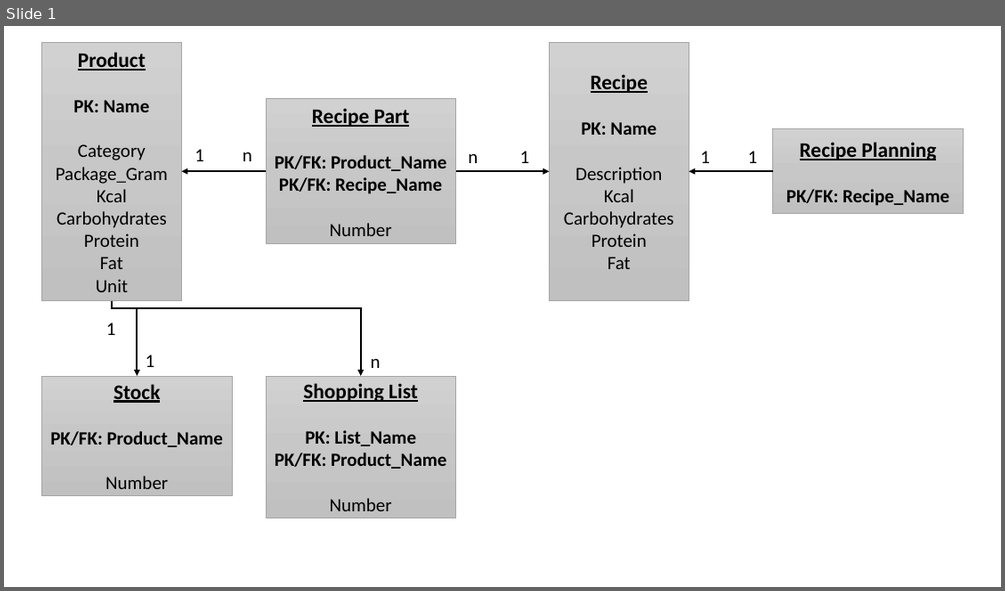
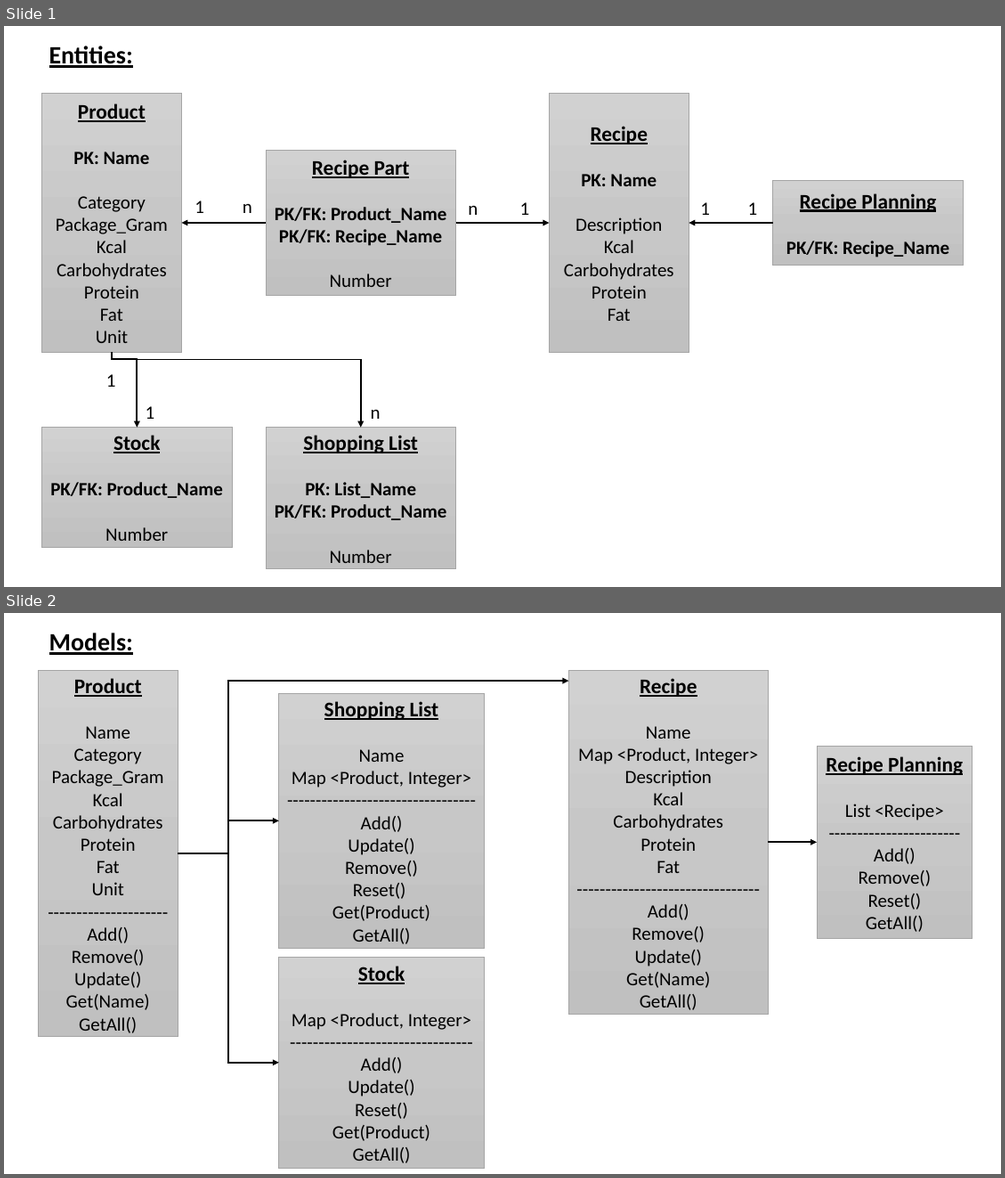
Before and after one commit to FoodAppGroup/FoodApp-Server, a slide deck: .documentation/files/Modelling.pptx. Shown one above the other, each under a label of ours: slide 1 before the commit, slides 1 and 2 after it. The pictures are 1005x591 and 1005x1178 pixels, drawn with LibreOffice and Linux fonts; fonts in the diff are those of the drawing. Boxes give left, top, right and bottom in pixels: in the first picture for what was removed or moved away, otherwise in the second. Text is boxed around its words. In the diff, an @@ line names an element or a change of style, - is before the commit and + after.

```diff
--- a/.documentation/files/Modelling.pptx
+++ b/.documentation/files/Modelling.pptx
@@ slide 2 added at [4,613,1001,1174], background #FFFFFF @@
@@ text added at [49,633,133,655], 24 pt, text #000000, bold, underline @@
+Models:
@@ rectangle added at [39,671,178,1037], fill gradient #D2D2D2 to #C8C8C8 to #C0C0C0, outline #A5A5A5 0.5 pt, 18 pt, text #000000 @@
+Product
+Name
+Category
+Package_Gram
+Kcal
+Carbohydrates
+Protein
+Fat
+Unit
+---------------------
+Add()
+Remove()
+Update()
+Get(Name)
+GetAll()
@@ elbow arrow added from (178, 854) to (568, 681), #000000 1.5 pt @@
@@ rectangle added at [568,671,769,1013], fill gradient #D2D2D2 to #C8C8C8 to #C0C0C0, outline #A5A5A5 0.5 pt, 18 pt, text #000000 @@
+Recipe
+Name
+Map <Product, Integer>
+Description
+Kcal
+Carbohydrates
+Protein
+Fat
+--------------------------------
+Add()
+Remove()
+Update()
+Get(Name)
+GetAll()
@@ rectangle added at [279,694,485,948], fill gradient #D2D2D2 to #C8C8C8 to #C0C0C0, outline #A5A5A5 0.5 pt, 18 pt, text #000000 @@
+Shopping List
+Name
+Map <Product, Integer>
+---------------------------------
+Add()
+Update()
+Remove()
+Reset()
+Get(Product)
+GetAll()
@@ rectangle added at [817,746,972,938], fill gradient #D2D2D2 to #C8C8C8 to #C0C0C0, outline #A5A5A5 0.5 pt, 18 pt, text #000000 @@
+Recipe Planning
+List <Recipe>
+-----------------------
+Add()
+Remove()
+Reset()
+GetAll()
@@ elbow arrow added from (178, 854) to (279, 821), #000000 1.5 pt @@
@@ arrow added from (769, 842) to (817, 842), #000000 1.5 pt @@
@@ elbow arrow added from (178, 854) to (279, 1062), #000000 1.5 pt @@
@@ rectangle added at [279,957,485,1167], fill gradient #D2D2D2 to #C8C8C8 to #C0C0C0, outline #A5A5A5 0.5 pt, 18 pt, text #000000 @@
+Stock
+Map <Product, Integer>
+--------------------------------
+Add()
+Update()
+Reset()
+Get(Product)
+GetAll()
@@ slide 1 changed as well @@
@@ text added at [49,46,133,68], 24 pt, text #000000, bold, underline @@
+Entities:
@@ 3 rectangles: place and size @@
-3 rectangles at [42,99,455,517]
+3 rectangles at [42,150,455,568]
@@ 6 texts, 3 rectangles, 3 arrows, 2 elbow arrows: place and size @@
-6 texts, 3 rectangles, 3 arrows, 2 elbow arrows at [42,42,963,376]
+6 texts, 3 rectangles, 3 arrows, 2 elbow arrows at [42,94,963,426]
```
Also in this commit, not shown: 2 other files.
